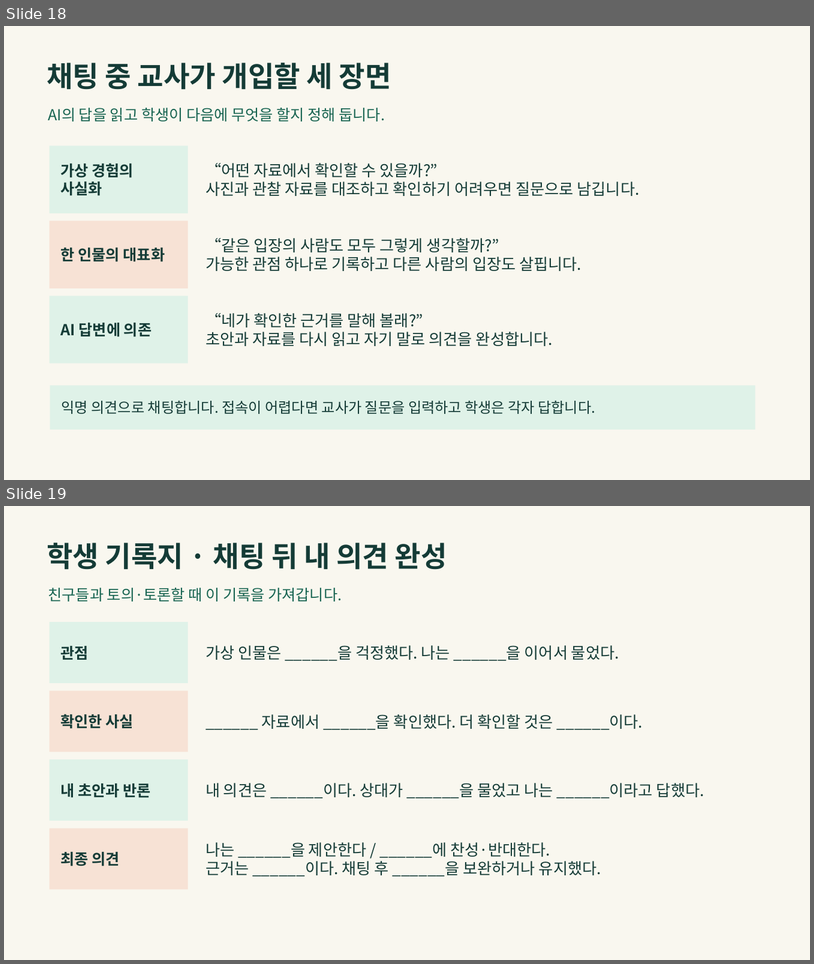
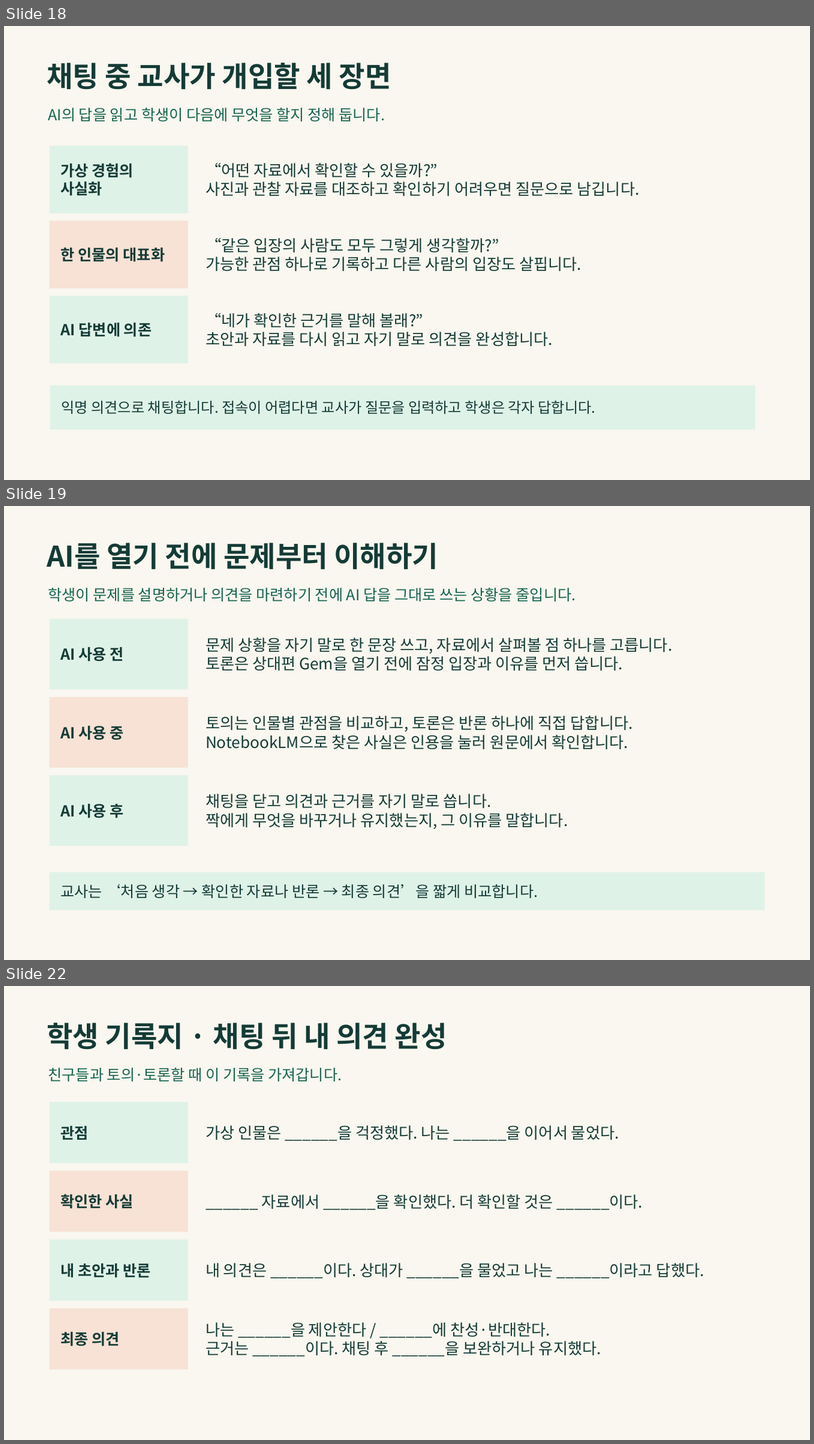
Before and after one commit to LUCKYBRIDGE/gemini-discussion, a slide deck: output/gemini-discussion.pptx. Shown one above the other, each under a label of ours: slides 18 and 19 before the commit, slides 18, 19 and 22 after it; the slides between them are not shown. The pictures are 814x964 and 814x1444 pixels, drawn with LibreOffice and Linux fonts; fonts in the diff are those of the drawing. Boxes give left, top, right and bottom in pixels: in the first picture for what was removed or moved away, otherwise in the second. Text is boxed around its words. In the diff, an @@ line names an element or a change of style, - is before the commit and + after.

```diff
--- a/output/gemini-discussion.pptx
+++ b/output/gemini-discussion.pptx
@@ slide 19 added at [4,506,810,960], background #F9F7EF @@
@@ text added at [47,543,439,570], 33.8 pt, text #143B36, bold @@
+AI를 열기 전에 문제부터 이해하기
@@ text added at [48,588,576,601], 18 pt, text #176451 @@
+학생이 문제를 설명하거나 의견을 마련하기 전에 AI 답을 그대로 쓰는 상황을 줄입니다.
@@ rectangle added at [50,619,188,690], fill #DFF2E8, 18 pt, text #143B36, bold @@
+AI 사용 전
@@ text added at [206,637,673,670], 18.8 pt, text #143B36 @@
+문제 상황을 자기 말로 한 문장 쓰고, 자료에서 살펴볼 점 하나를 고릅니다.
+토론은 상대편 Gem을 열기 전에 잠정 입장과 이유를 먼저 씁니다.
@@ rectangle added at [50,697,188,768], fill #F7E2D5, 18 pt, text #143B36, bold @@
+AI 사용 중
@@ text added at [206,715,633,749], 18.8 pt, text #143B36 @@
+토의는 인물별 관점을 비교하고, 토론은 반론 하나에 직접 답합니다.
+NotebookLM으로 찾은 사실은 인용을 눌러 원문에서 확인합니다.
@@ rectangle added at [50,775,188,846], fill #DFF2E8, 18 pt, text #143B36, bold @@
+AI 사용 후
@@ text added at [206,793,569,829], 18.8 pt, text #143B36 @@
+채팅을 닫고 의견과 근거를 자기 말로 씁니다.
+짝에게 무엇을 바꾸거나 유지했는지, 그 이유를 말합니다.
@@ rectangle added at [50,872,765,910], fill #DFF2E8, 18 pt, text #143B36 @@
+교사는 ‘처음 생각 → 확인한 자료나 반론 → 최종 의견’을 짧게 비교합니다.
@@ what was slide 19 is now slide 22 @@
```
Also in this commit, not shown: 2 other slides added, 1 other file.
